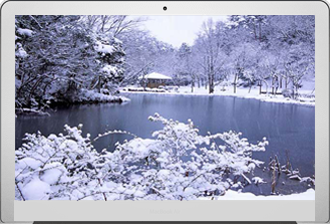
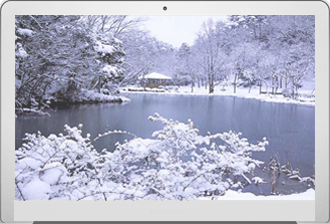
Comparing the layer stacks of the two w=330, h=224 images. Changes:
"Layer 1": opacity 100% → 80% over [0, 0, 330, 224]
